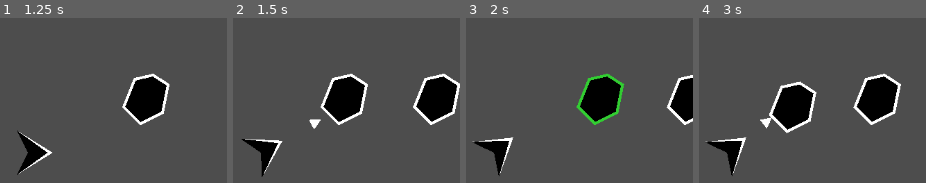
Above: before the commit, frames 1-4 (left to right).
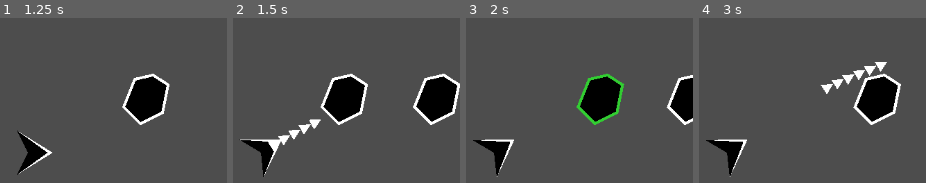
Above: after the commit, the same moments.

Repository: Cuckhands/monkey
Game: Godot game, scene res://scenes/test.tscn
Same seed, same stepped clock (60 frames per second), same inputs: the game is played once before the commit and once after it. The project has no main scene, so this scene is started directly.
Inputs (mouse positions are in pixels of both pictures, inside the frame that each line leads up to):
- Up to frame 1 (1.25 s): tap Enter at 0.5 s; move the mouse to (2, 169) at 0.52 s
- Up to frame 2 (1.5 s): move the mouse to (376, 100) at 1.27 s
- Up to frame 3 (2 s): no input
- Up to frame 4 (3 s): move the mouse to (830, 100) at 2.02 s; move the mouse to (910, 100) at 2.77 s

Frame 1 is identical in both runs. In frame 2, 1.0% of the frame differs, in the area x 3-35%, y 64-97%; in frame 3, 0.6%; in frame 4, 6.3%, in the area x 2-83%, y 26-97%.

Commit message:
Fixed some attack system bugs and cleaned up code

Diff:
--- a/scenes/dart_monkey.tscn
+++ b/scenes/dart_monkey.tscn
@@ -17,8 +17,8 @@
 hitbox = NodePath("Hitbox")
 visual = NodePath("Visual")
 attack_timer = NodePath("AttackTimer")
+attack_speed = 1000.0
 damage = 1
-attack_speed = 4.0
 
 [node name="Hitbox" type="Area2D" parent="."]
 collision_layer = 0
--- a/scenes/test.tscn
+++ b/scenes/test.tscn
@@ -21,6 +21,5 @@
 
 [node name="Dart Monkey" parent="." instance=ExtResource("2_bl13t")]
 position = Vector2(865, 268)
-attack_speed = 5.0
 
 [connection signal="timeout" from="SpawnTimer" to="." method="_on_spawn_timer_timeout"]
--- a/scripts/dart.gd
+++ b/scripts/dart.gd
@@ -9,7 +9,6 @@
 # Called when the node enters the scene tree for the first time.
 func _ready() -> void:
 	pass
-
 
 # Called 60 times a second. 'delta' is the elapsed time since the previous tick.
 func _physics_process(delta: float) -> void:
--- a/scripts/dart_monkey.gd
+++ b/scripts/dart_monkey.gd
@@ -1,4 +1 @@
 extends Monkey
-
-
-# What do we need to do in the Dart Monkey script to make it work?
--- a/scripts/monkey.gd
+++ b/scripts/monkey.gd
@@ -1,7 +1,8 @@
-## Base Monkey type
-@abstract
-class_name Monkey extends Node2D
-# TODO: Make this an @abstract class and create child monkeys that inherit it.
+## Base Monkey node, inherited by all Monkey types (Dart, Boomerang, etc...)
+@abstract class_name Monkey extends Node2D
+
+# Make sure to keep the collision masks and collision layers updated for all
+# monkeys, asteroids, and projectiles.
 
 ## Decides which target the monkey will choose
 enum AttackPriority {
@@ -23,13 +24,13 @@
 	STACK,
 }
 
-# Swap them out for export so we can change them with each Monkey-type
+# These are exported so we can change them within each Monkey-type
 @export var PROJECTILE: PackedScene = null
 @export var hitbox: Area2D = null
 @export var visual: Node2D = null
 @export var attack_timer: Timer = null
+@export var attack_speed: float # Timer should be 1/speed
 @export var damage: int
-@export var attack_speed: float
 
 ## Self-explanatory
 var current_priority := AttackPriority.NEAREST
@@ -39,24 +40,13 @@
 	"target_position": Vector2(0.0, 0.0)
 }
 
-func _init():
-	print("Monkey Initialized")
-
 # Called when the node enters the scene tree for the first time.
 func _ready() -> void:
-	attack_timer.wait_time = 1/attack_speed
+	attack_timer.wait_time = 1.0 / attack_speed
 	attack_timer.stop()
 	attack_timer.timeout.connect(_on_attack_timer_timeout)
-	hitbox.area_entered.connect(_on_vision_box_area_entered)
-	hitbox.area_exited.connect(_on_vision_box_area_exited)
-	print("READY CALLED")
-	call_deferred("setup")
-	print("READY FINISHED")
-
-func setup() -> void:
-	print("SETUP CALLED")
-
-
+	hitbox.area_entered.connect(_on_hitbox_area_entered)
+	hitbox.area_exited.connect(_on_hitbox_area_exited)
 
 # Called 60 times a second. 'delta' is the elapsed time since the previous tick.
 func _physics_process(_delta: float) -> void:
@@ -67,7 +57,6 @@
 func _process(_delta: float) -> void:
 	pass
 
-
 # Handles all remaining individual input events.
 func _unhandled_input(_event: InputEvent) -> void:
 	if Input.is_action_just_pressed("debug"):
@@ -75,31 +64,27 @@
 			print("TOGGLED DEBUG ", "ON" if debug_enabled else "OFF")
 			queue_redraw()
 
-
 # This is the only place draw functions can be called.
 func _draw() -> void:
 	if debug_enabled:
 		draw_circle(debug["target_position"], 6.0, Color.RED)
 
-
 # This only recognizes when an object enters and is not a constant check.
-func _on_vision_box_area_entered(_area: Area2D) -> void:
+func _on_hitbox_area_entered(_area: Area2D) -> void:
 	if attack_timer.is_stopped():
 		call_deferred("throw")
 
-
-func _on_vision_box_area_exited(_area: Area2D) -> void:
-	pass
-
+func _on_hitbox_area_exited(_area: Area2D) -> void:
+	pass # Nothing yet
 
 ## Rotates the monkey and spawns a projectile pointing at the asteroid
 func throw() -> void:
-
-	# Targets the area of the asteroid it intends to shoot
+	# Indentifies which area (asteroid) it intends to shoot
 	var target_area: Area2D
 	var areas: Array[Area2D] = hitbox.get_overlapping_areas()
-
 	target_area = get_target_area(areas, current_priority)
+	# If no area is found, cancel the throw
+	if !target_area: return
 	var target_position: Vector2 = target_area.global_position
 
 	if (debug_enabled):
@@ -112,9 +97,6 @@
 	# Creates the projectile and rotates it
 	var projectile: Area2D = PROJECTILE.instantiate()
 
-	# BUG: Something goes wrong here when the _area_entered calls this function
-	# and the projectile gets thrown. It specifically calls out this line for changing
-	# its state while "flushing queries".
 	get_parent().add_child(projectile)
 	projectile.rotate(visual.rotation)
 	projectile.position = position
@@ -135,9 +117,6 @@
 			return get_farthest_area(areas)
 	return null
 
-
-# Make sure to keep the collision masks and collision layers updated for
-# both monkeys and asteroids.
 ## Gets the asteroid nearest to the monkey.
 func get_nearest_area(areas: Array[Area2D]) -> Area2D:
 	var nearest_distance: float = INF
Not shown: 1 places in scenes/dart_monkey.tscn that only renumber resources
Not shown: 1 places in scenes/test.tscn that only renumber resources
